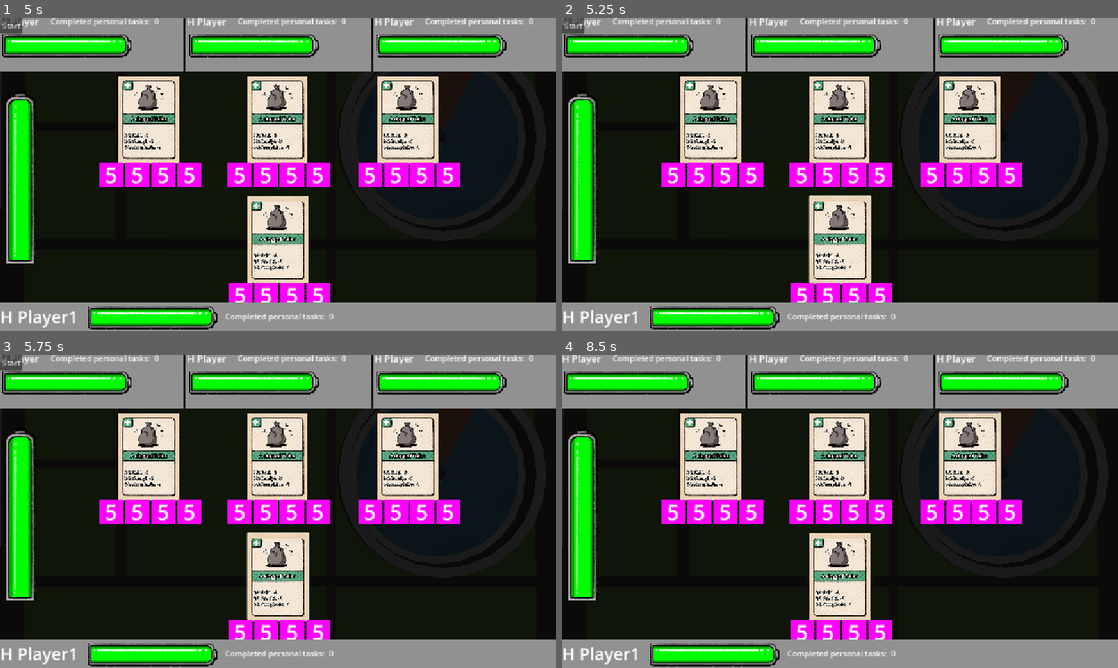
Above: before the commit, frames 1-4 (two rows, left to right).
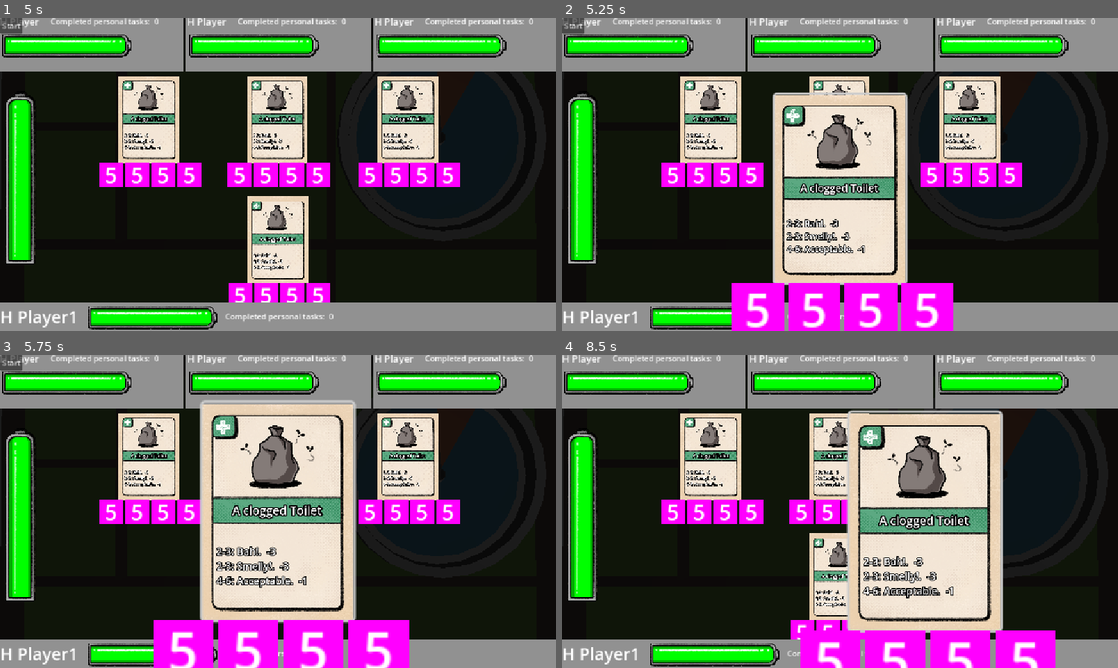
Above: after the commit, the same moments.

Repository: Lievven/weak-end-energy
Game: Godot game, scene res://jans_scene.tscn
The game is run twice, just before and just after one commit, with the same random seed, the same clock (stepped at 60 frames per second) and the same inputs. Sound files missing from this copy of the repository are replaced by a short silence.
Inputs (mouse positions are in pixels of both pictures, inside the frame that each line leads up to):
- Up to frame 1 (5 s): click (278, 240) at 0.52 s; click "Start" at 1.25 s; click "Start" at 2 s; click "Start" at 2.75 s; click (278, 174) at 3.5 s; click (278, 174) at 4.25 s
- Up to frame 2 (5.25 s): click (840, 240) at 5.02 s
- Up to frame 3 (5.75 s): no input
- Up to frame 4 (8.5 s): click (840, 511) at 5.75 s; click (840, 577) at 6.52 s; click "Start" at 7.25 s; tap Enter at 8 s; move the mouse to (962, 495) at 8.02 s; click (962, 495) at 8.17 s

Frame 1 is identical in both runs. In frame 2, 17% of the frame differs, in the area x 30-71%, y 23-100%; in frame 3, 23%, in the area x 27-74%, y 14-100%; in frame 4, 22%.

Commit message:
Added scale-up animation on mouse hovering cards played so you can actually read them.

Diff:
--- a/Godot/staging/staging_card_container.gd
+++ b/Godot/staging/staging_card_container.gd
@@ -8,6 +8,8 @@
 @export var diceResultContainersParent : Control
 @export var diceResultControllers : Array[diceResultContainer]
 @export var backSideVisual : Control
+
+@export var mouse_hover_scale: float = 2.5
 
 var card_id;
 
@@ -73,6 +75,44 @@
 		v.hide_dice_result();
 
 	for pi in range(gsw.get_total_player_count()):
+		print(diceResultControllers)
 		var p = gsw.inner_game_state.players[pi];
 		if p.lastChosenCard != null && p.lastChosenCard.id == card_id:
 			diceResultControllers[pi].show_dice_result(gsw.get_player_color(p.name), p.lastDiceResult);
+
+
+func _ready() -> void:
+	# Offsetting the pivot based on the position within the parent element.
+	# This way the animation will look smoother, as the card grows towards the centre of the screen.
+	var screen_centre = get_parent().size / 2.0
+
+	self.pivot_offset = Vector2()
+	if self.position.x > screen_centre.x:
+		self.pivot_offset.x += self.size.x
+	elif self.position.x + self.size.x > screen_centre.x:
+		self.pivot_offset.x += self.size.x / 2.0
+
+	if self.position.y > screen_centre.y:
+		self.pivot_offset.y += self.size.y
+	elif self.position.y + self.size.x > screen_centre.y:
+		self.pivot_offset.y += self.size.y / 2.0
+
+	print(pivot_offset, " out of ", size)
+
+
+
+func _on_mouse_entered() -> void:
+	var tween = self.create_tween()
+	tween.set_parallel()
+	tween.tween_property(self, "scale", Vector2.ONE * mouse_hover_scale, 0.3)
+	self.z_index += 1
+
+
+func _on_mouse_exited() -> void:
+	var tween = self.create_tween()
+	tween.set_parallel()
+	tween.tween_property(self, "scale", Vector2.ONE, 0.3)
+	tween.finished.connect(_return_z_index)
+
+func _return_z_index():
+	self.z_index -= 1
--- a/Godot/staging/staging_card_container.tscn
+++ b/Godot/staging/staging_card_container.tscn
@@ -24,8 +24,8 @@
 backSideVisual = NodePath("Backside")
 
 [node name="Card" parent="." instance=ExtResource("1_0n6p1")]
-layout_mode = 1
-anchors_preset = 8
+layout_mode = 2
+anchors_preset = 0
 anchor_top = 0.5
 anchor_bottom = 0.5
 offset_left = -1.0
@@ -38,15 +38,14 @@
 
 [node name="Backside" type="TextureRect" parent="."]
 visible = false
-layout_mode = 0
+layout_mode = 2
 offset_right = 125.0
 offset_bottom = 180.0
 texture = ExtResource("3_tb4xj")
 expand_mode = 1
 
 [node name="SelectButton" type="Button" parent="."]
-layout_mode = 1
-anchors_preset = 15
+layout_mode = 2
 anchor_right = 1.0
 anchor_bottom = 1.0
 grow_horizontal = 2
@@ -54,8 +53,7 @@
 flat = true
 
 [node name="DiceResults" type="HBoxContainer" parent="."]
-layout_mode = 1
-anchors_preset = 12
+layout_mode = 2
 anchor_top = 1.0
 anchor_right = 1.0
 anchor_bottom = 1.0
@@ -82,4 +80,6 @@
 custom_minimum_size = Vector2(50, 50)
 layout_mode = 2
 
+[connection signal="mouse_entered" from="SelectButton" to="." method="_on_mouse_entered"]
+[connection signal="mouse_exited" from="SelectButton" to="." method="_on_mouse_exited"]
 [connection signal="pressed" from="SelectButton" to="." method="choose_button_pressed"]
